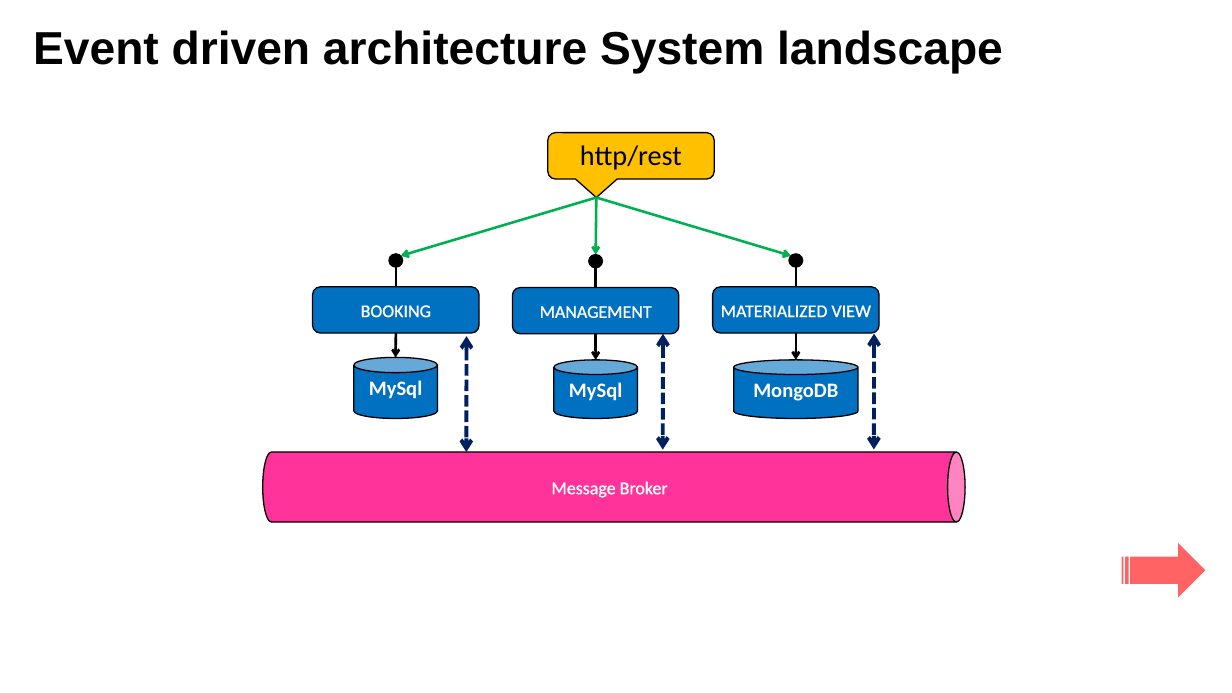
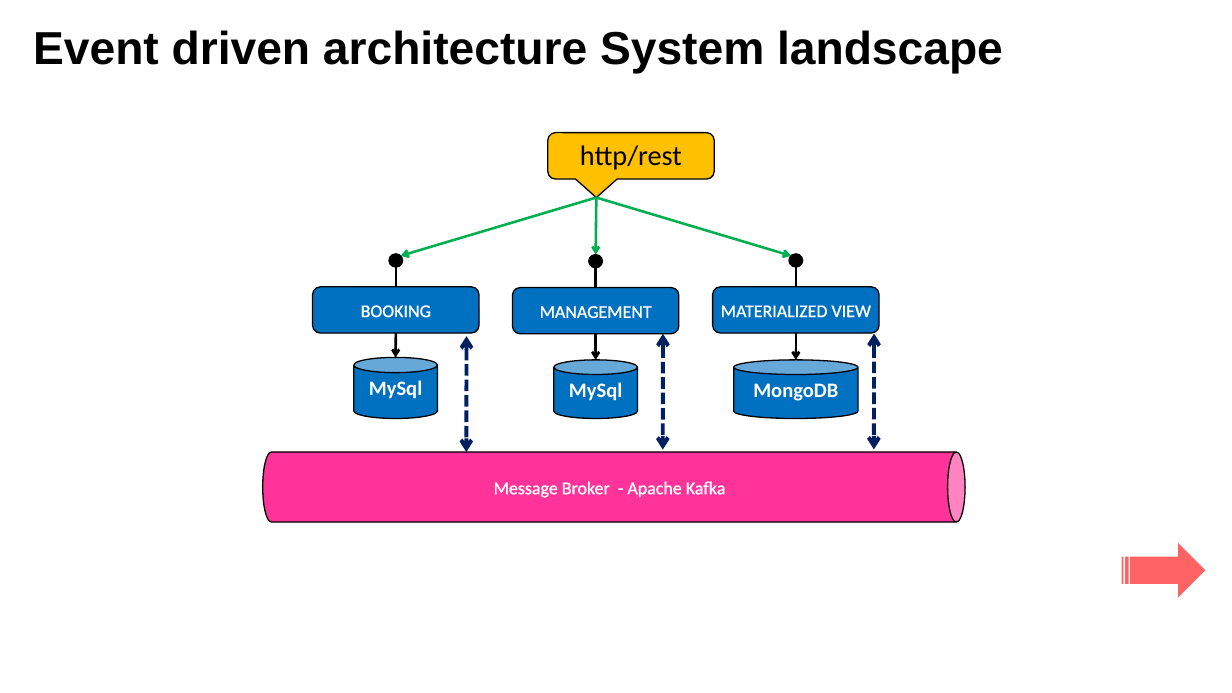
Before and after one commit to lbennardis/microS_code2016_DOCS, a slide deck: slide 34 of luigiBennardisMicroservices.pptx (slide 32 before the commit). Drawn at 1232x693 pixels with LibreOffice and Linux fonts; fonts in the diff are those of the drawing; background and template pictures are left out. Boxes give left, top, right and bottom in pixels: in the first picture for what was removed or moved away, otherwise in the second. Text is boxed around its words. In the diff, an @@ line names an element or a change of style, - is before the commit and + after.

```diff
--- a/luigiBennardisMicroservices.pptx
+++ b/luigiBennardisMicroservices.pptx
@@ text in cylinder at (494,481,726,498): text changed @@
-Message Broker
+Message Broker - Apache Kafka
```
Also in this commit, not shown: 5 other slides changed, 2 slides added, 1 other file.
